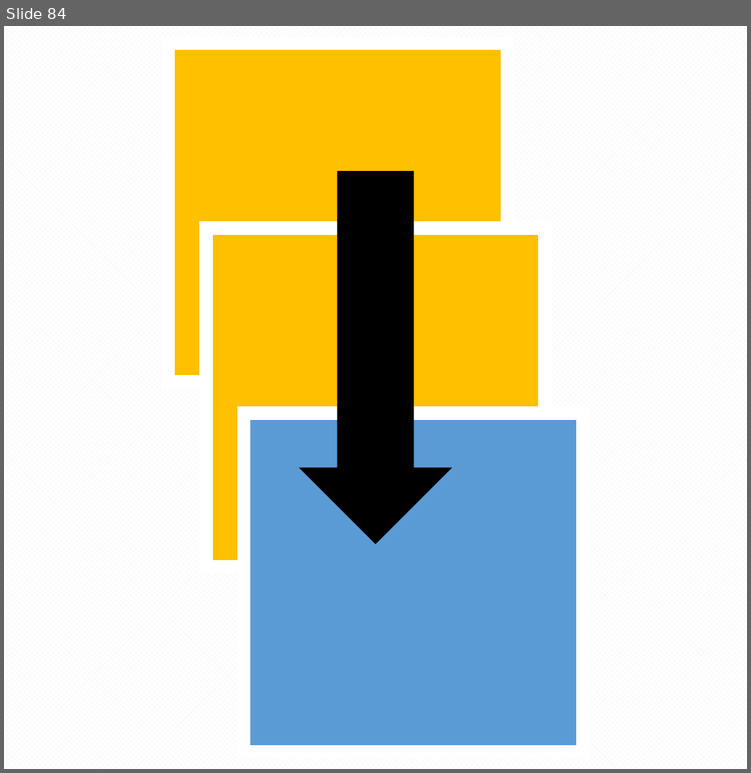
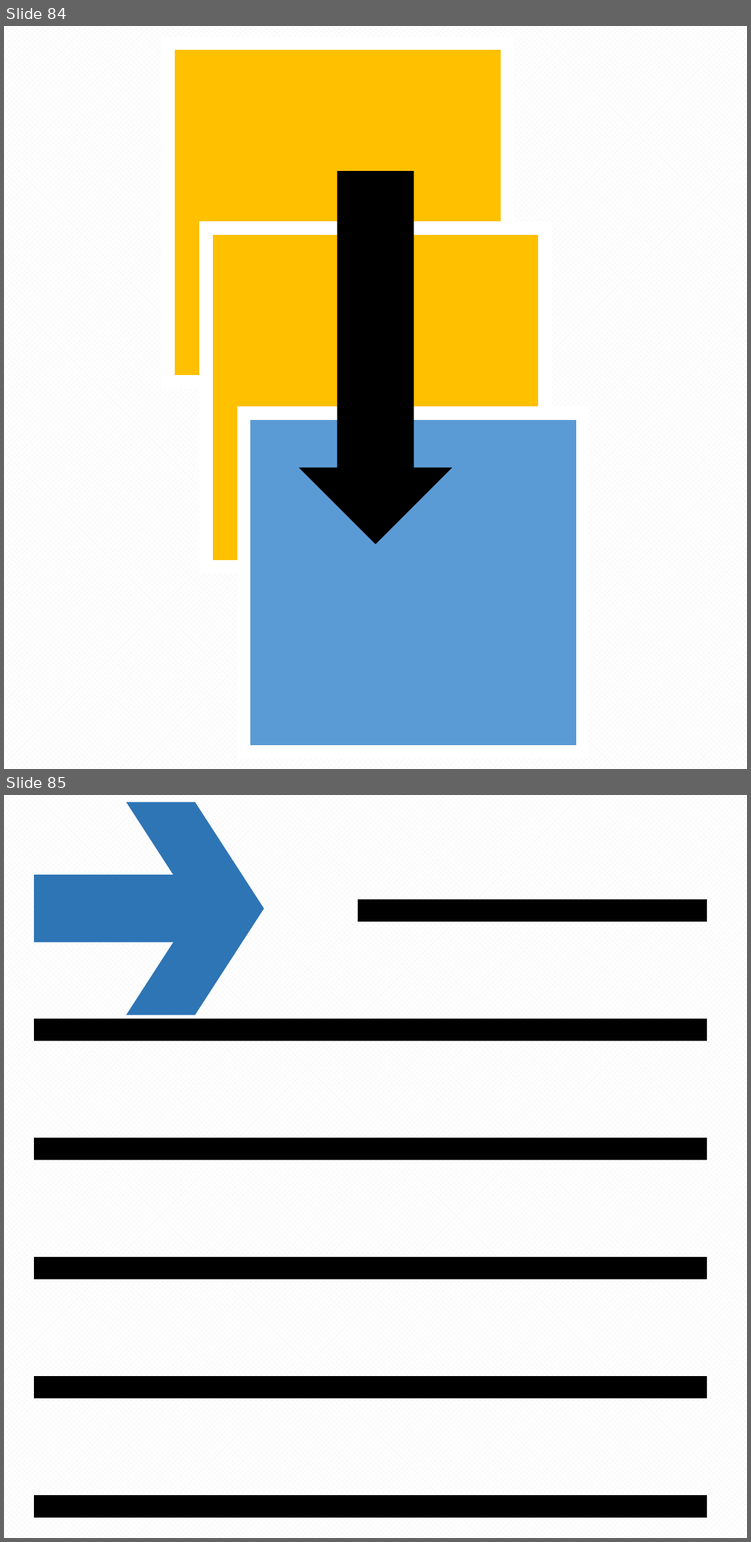
Before and after one commit to pyro-team/bkt-toolbox, a slide deck: features/dev_florian/resources/Icons.pptx. Shown one above the other, each under a label of ours: slide 84 before the commit, slides 84 and 85 after it. The pictures are 751x773 and 751x1542 pixels, drawn with LibreOffice and Linux fonts; fonts in the diff are those of the drawing. Boxes give left, top, right and bottom in pixels: in the first picture for what was removed or moved away, otherwise in the second. Text is boxed around its words. In the diff, an @@ line names an element or a change of style, - is before the commit and + after.

```diff
--- a/features/dev_florian/resources/Icons.pptx
+++ b/features/dev_florian/resources/Icons.pptx
@@ slide 85 added at bbox=[4, 795, 747, 1538], background pattern #F2F2F2 on #FFFFFF @@
@@ chevron added at bbox=[126, 802, 264, 1016], fill #2E75B6 @@
@@ rectangle added at bbox=[34, 875, 199, 943], fill #2E75B6 @@
@@ rectangle added at bbox=[358, 900, 707, 922], fill #000000 @@
@@ rectangle added at bbox=[34, 1019, 707, 1041], fill #000000 @@
@@ rectangle added at bbox=[34, 1138, 707, 1160], fill #000000 @@
@@ rectangle added at bbox=[34, 1257, 707, 1280], fill #000000 @@
@@ rectangle added at bbox=[34, 1376, 707, 1399], fill #000000 @@
@@ rectangle added at bbox=[34, 1495, 707, 1518], fill #000000 @@
```
Also in this commit, not shown: 2 other slides added.
